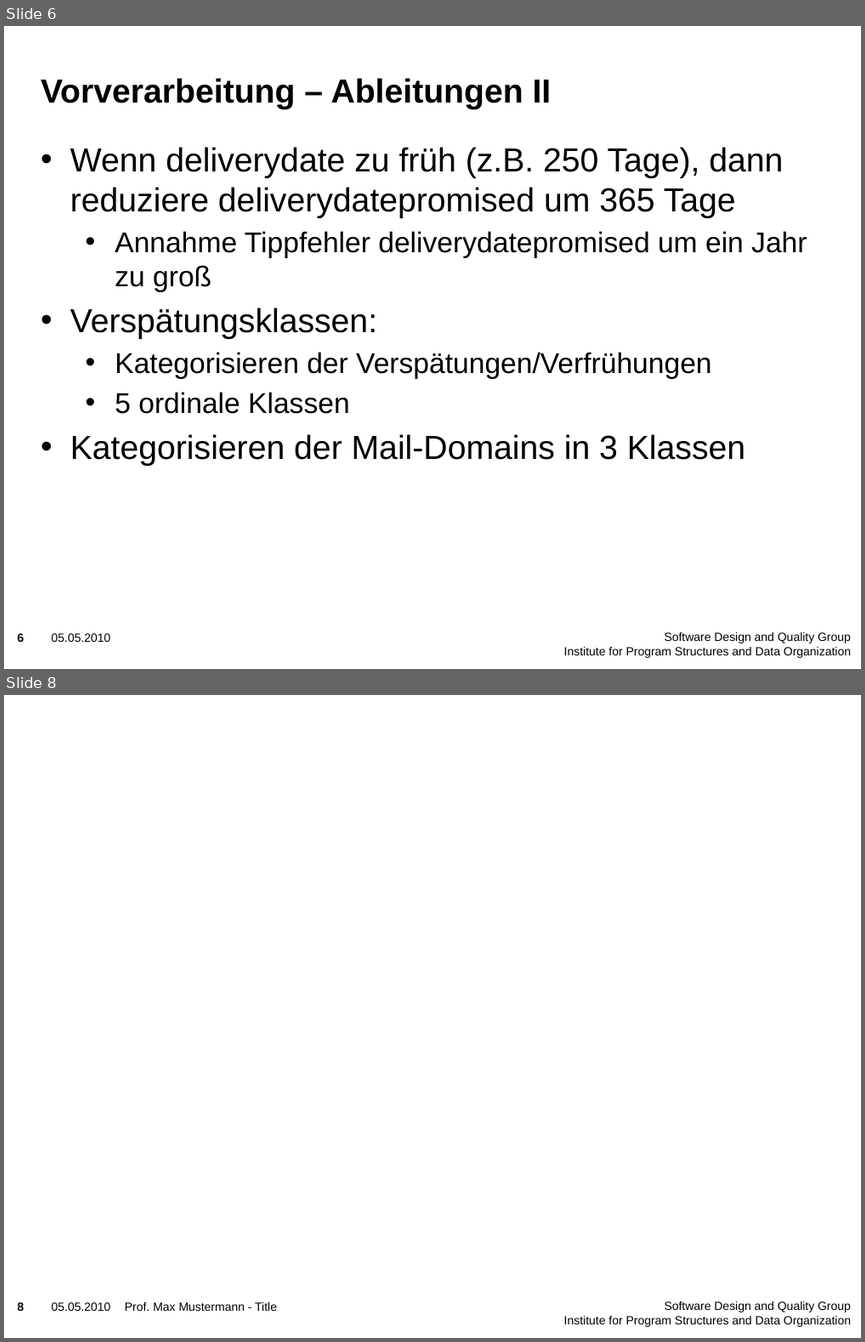
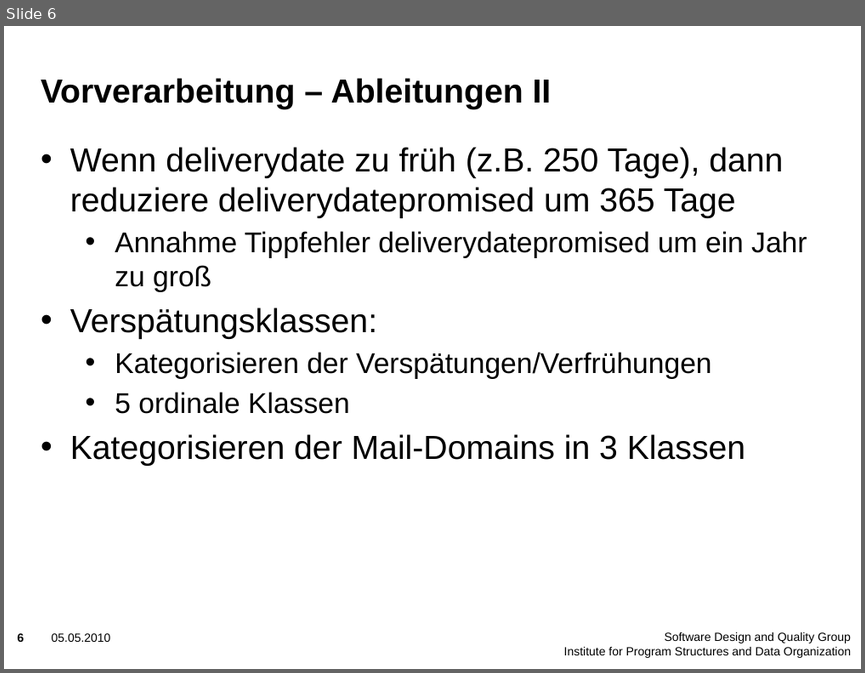
Before and after one commit to majdi14789/dwm10, a slide deck: Zwischenpräsentation/Zwischenstand.pptx. Shown one above the other, each under a label of ours: slides 6 and 8 before the commit, slide 6 after it; the slides between them are not shown. The pictures are 865x1342 and 865x673 pixels, drawn with LibreOffice and Linux fonts; fonts in the diff are those of the drawing; background and template pictures are left out. Boxes give left, top, right and bottom in pixels: in the first picture for what was removed or moved away, otherwise in the second. Text is boxed around its words. In the diff, an @@ line names an element or a change of style, - is before the commit and + after.

```diff
--- a/Zwischenpräsentation/Zwischenstand.pptx
+++ b/Zwischenpräsentation/Zwischenstand.pptx
@@ slide 8 removed at bbox=[4, 695, 861, 1338], background picture (left out); not listed: 3 template elements that a slide beside it also shows @@
@@ text removed at bbox=[125, 1302, 277, 1310] @@
-Prof. Max Mustermann - Title
```
Also in this commit, not shown: 2 slides changed, 1 slide added.
